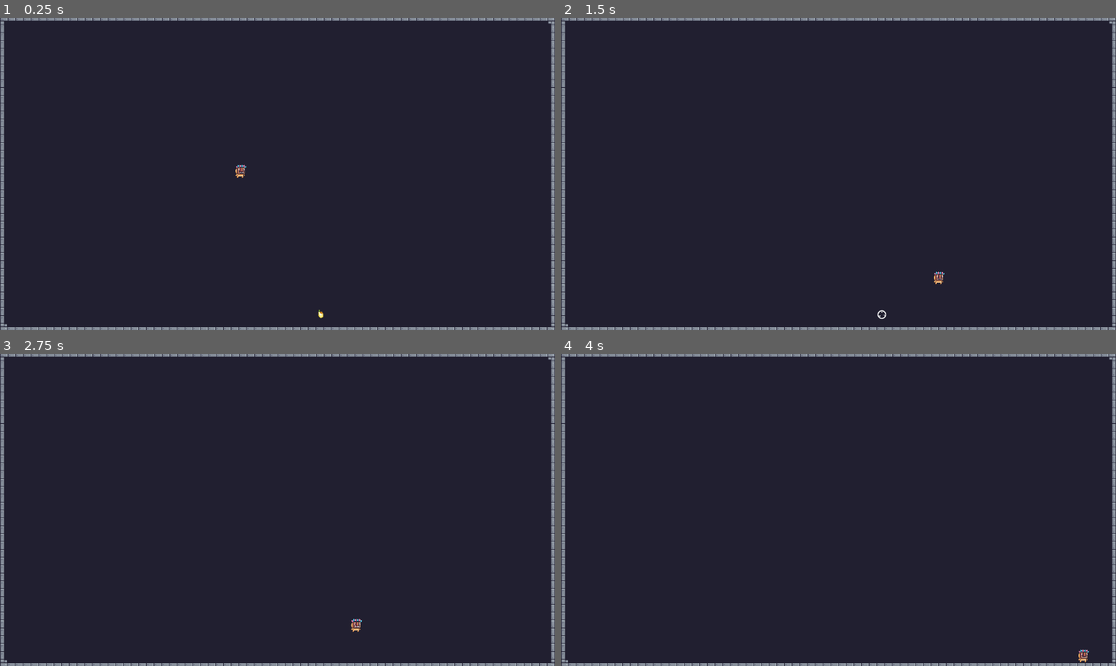
Above: before the commit, frames 1-4 (two rows, left to right).
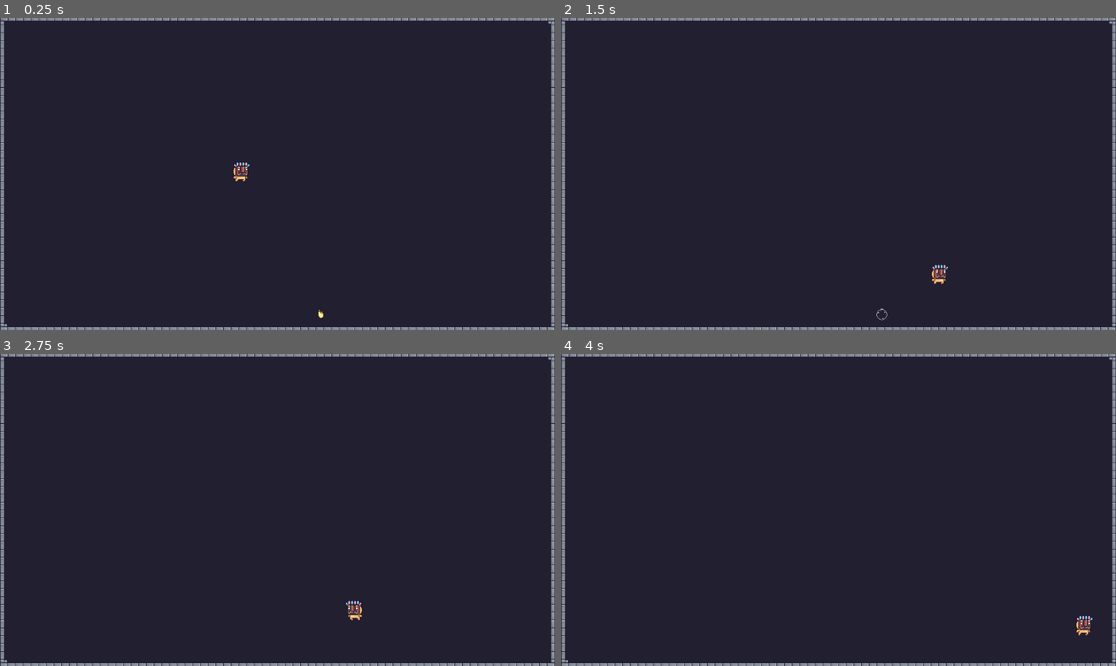
Above: after the commit, the same moments.

Repository: MrPoutineQc/godot-tp4-zwarren-jtheriault
Game: Godot game, scene res://scene/level_1/Level_1.tscn
Two runs of this game, one before a commit and one after it. Both use one fixed random seed, a clock stepped at 60 frames per second and the inputs below.
Inputs:
- Up to frame 1 (0.25 s): no input
- Up to frame 2 (1.5 s): tap Enter (ui_accept) at 0.5, 0.6 s; hold Right (ui_right) from 0.53 s (still down); tap Space (jump, bound only after the commit) at 0.77, 0.8, 1.07, 1.35 s
- Up to frame 3 (2.75 s): tap Space (jump, bound only after the commit) at 1.52, 1.82, 2.3 s; tap Enter (ui_accept) at 1.55, 2.1 s; release Right (ui_right) at 2.03 s; hold Left (ui_left) from 2.03 s (still down)
- Up to frame 4 (4 s): release Left (ui_left) at 2.78 s; hold Right (ui_right) from 2.78 s (still down); tap Enter (ui_accept) at 2.85 s; tap Space (jump, bound only after the commit) at 3.02, 3.32, 3.6, 3.77 s

The runs differ from the first frame. In frame 1, 0.1% of the frame differs, in the area x 42-46%, y 46-53%; in frame 2, 0.2%; in frame 3, 0.2%; in frame 4, 0.2%, in the area x 92-96%, y 83-99%.

Commit message:
Add input configuration for player controls and update player movement logic

Diff:
--- a/projet/project.godot
+++ b/projet/project.godot
@@ -15,6 +15,28 @@
 config/features=PackedStringArray("4.4", "GL Compatibility")
 config/icon="res://icon.svg"
 
+[input]
+
+left={
+"deadzone": 0.2,
+"events": [Object(InputEventKey,"resource_local_to_scene":false,"resource_name":"","device":-1,"window_id":0,"alt_pressed":false,"shift_pressed":false,"ctrl_pressed":false,"meta_pressed":false,"pressed":false,"keycode":0,"physical_keycode":65,"key_label":0,"unicode":97,"location":0,"echo":false,"script":null)
+, Object(InputEventKey,"resource_local_to_scene":false,"resource_name":"","device":-1,"window_id":0,"alt_pressed":false,"shift_pressed":false,"ctrl_pressed":false,"meta_pressed":false,"pressed":false,"keycode":0,"physical_keycode":4194319,"key_label":0,"unicode":0,"location":0,"echo":false,"script":null)
+]
+}
+right={
+"deadzone": 0.2,
+"events": [Object(InputEventKey,"resource_local_to_scene":false,"resource_name":"","device":-1,"window_id":0,"alt_pressed":false,"shift_pressed":false,"ctrl_pressed":false,"meta_pressed":false,"pressed":false,"keycode":0,"physical_keycode":68,"key_label":0,"unicode":100,"location":0,"echo":false,"script":null)
+, Object(InputEventKey,"resource_local_to_scene":false,"resource_name":"","device":-1,"window_id":0,"alt_pressed":false,"shift_pressed":false,"ctrl_pressed":false,"meta_pressed":false,"pressed":false,"keycode":0,"physical_keycode":4194321,"key_label":0,"unicode":0,"location":0,"echo":false,"script":null)
+]
+}
+jump={
+"deadzone": 0.2,
+"events": [Object(InputEventKey,"resource_local_to_scene":false,"resource_name":"","device":-1,"window_id":0,"alt_pressed":false,"shift_pressed":false,"ctrl_pressed":false,"meta_pressed":false,"pressed":false,"keycode":0,"physical_keycode":32,"key_label":0,"unicode":32,"location":0,"echo":false,"script":null)
+, Object(InputEventKey,"resource_local_to_scene":false,"resource_name":"","device":-1,"window_id":0,"alt_pressed":false,"shift_pressed":false,"ctrl_pressed":false,"meta_pressed":false,"pressed":false,"keycode":0,"physical_keycode":87,"key_label":0,"unicode":119,"location":0,"echo":false,"script":null)
+, Object(InputEventKey,"resource_local_to_scene":false,"resource_name":"","device":-1,"window_id":0,"alt_pressed":false,"shift_pressed":false,"ctrl_pressed":false,"meta_pressed":false,"pressed":false,"keycode":0,"physical_keycode":4194320,"key_label":0,"unicode":0,"location":0,"echo":false,"script":null)
+]
+}
+
 [rendering]
 
 renderer/rendering_method="gl_compatibility"
--- a/projet/scene/level_1/Level_1.tscn
+++ b/projet/scene/level_1/Level_1.tscn
@@ -13,3 +13,4 @@
 
 [node name="Player" parent="." instance=ExtResource("2_miyhc")]
 position = Vector2(498, 284)
+scale = Vector2(1.5, 1.5)
--- a/projet/script/player/player.gd
+++ b/projet/script/player/player.gd
@@ -1,24 +1,28 @@
 extends CharacterBody2D
-
 
 const SPEED = 300.0
 const JUMP_VELOCITY = -400.0
 
+@onready var animated_sprite: AnimatedSprite2D = $AnimatedSprite2D
 
 func _physics_process(delta: float) -> void:
-	# Add the gravity.
+
 	if not is_on_floor():
 		velocity += get_gravity() * delta
 
-	# Handle jump.
-	if Input.is_action_just_pressed("ui_accept") and is_on_floor():
+	if Input.is_action_just_pressed("jump") and is_on_floor():
 		velocity.y = JUMP_VELOCITY
 
-	# Get the input direction and handle the movement/deceleration.
-	# As good practice, you should replace UI actions with custom gameplay actions.
-	var direction := Input.get_axis("ui_left", "ui_right")
+	var direction := Input.get_axis("left", "right")
+
 	if direction:
 		velocity.x = direction * SPEED
+
+		if direction > 0:
+			animated_sprite.flip_h = false
+		elif direction < 0:
+			animated_sprite.flip_h = true
+
 	else:
 		velocity.x = move_toward(velocity.x, 0, SPEED)
 
